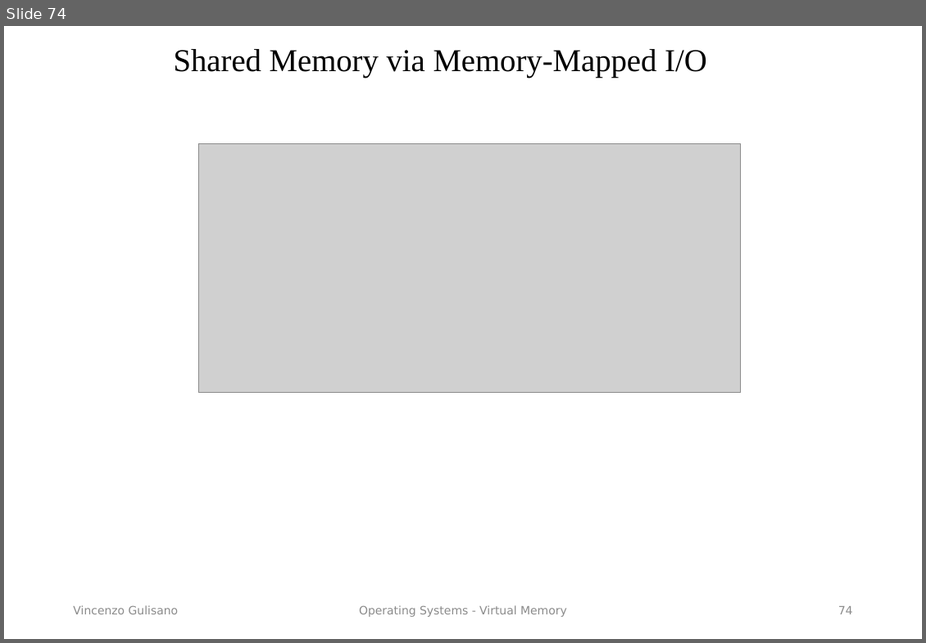
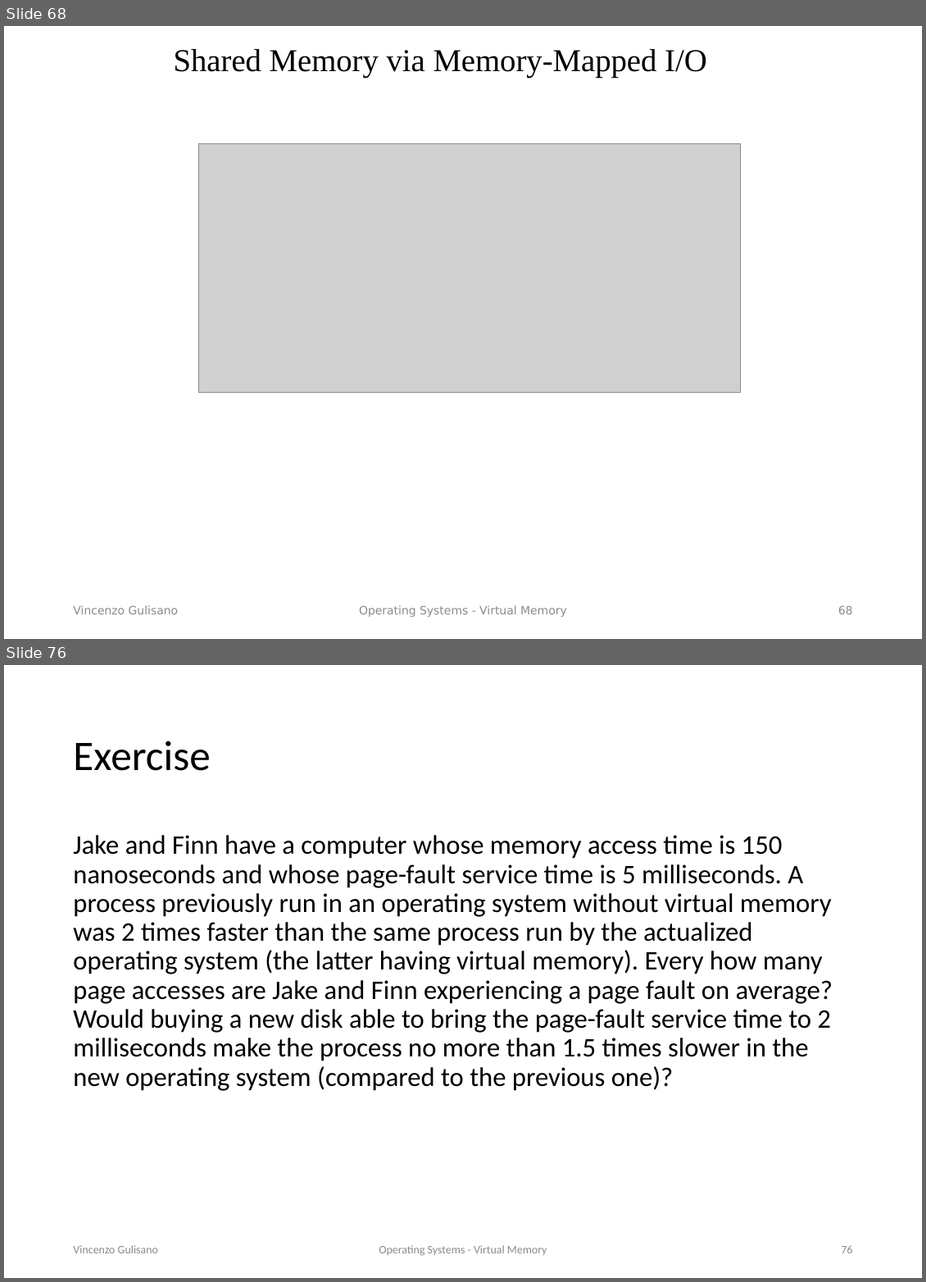
Before and after one commit to vincenzo-gulisano/os_material, a slide deck: slides/virtual_memory.pptx. Shown one above the other, each under a label of ours: slide 74 before the commit, slides 68 and 76 after it; the slides between them are not shown. The pictures are 926x643 and 926x1282 pixels, drawn with LibreOffice and Linux fonts; fonts in the diff are those of the drawing; grey boxes stand for pictures. Boxes give left, top, right and bottom in pixels: in the first picture for what was removed or moved away, otherwise in the second. Text is boxed around its words. In the diff, an @@ line names an element or a change of style, - is before the commit and + after.

Commit message:
changed logo, moved exercises, updated overview for lecture on virtual memory

```diff
--- a/slides/virtual_memory.pptx
+++ b/slides/virtual_memory.pptx
@@ slide 76 added at [4, 665, 922, 1278], background #FFFFFF @@
@@ title added at [73, 740, 210, 771], 49.5 pt, text #000000 @@
+Exercise
@@ text added at [73, 835, 833, 1091], 31.5 pt, text #000000 @@
+Jake and Finn have a computer whose memory access time is 150 nanoseconds and whose page-fault service time is 5 milliseconds. A process previously run in an operating system without virtual memory was 2 times faster than the same process run by the actualized operating system (the latter having virtual memory). Every how many page accesses are Jake and Finn experiencing a page fault on average? Would buying a new disk able to bring the page-fault service time to 2 milliseconds make the process no more than 1.5 times slower in the new operating system (compared to the previous one)?
@@ text added at [73, 1245, 158, 1253], 13.5 pt, text #8C8C8C @@
+Vincenzo Gulisano
@@ text added at [379, 1245, 548, 1255], 13.5 pt, text #8C8C8C @@
+Operating Systems - Virtual Memory
@@ page number added at [841, 1246, 853, 1253], 13.5 pt, text #8C8C8C @@
+76
@@ what was slide 74 is now slide 68 @@
@@ page number at [839, 606, 854, 614]: text changed @@
-74
+68
```
Also in this commit, not shown: 8 slides changed, 6 other slides added, 2 other files.
